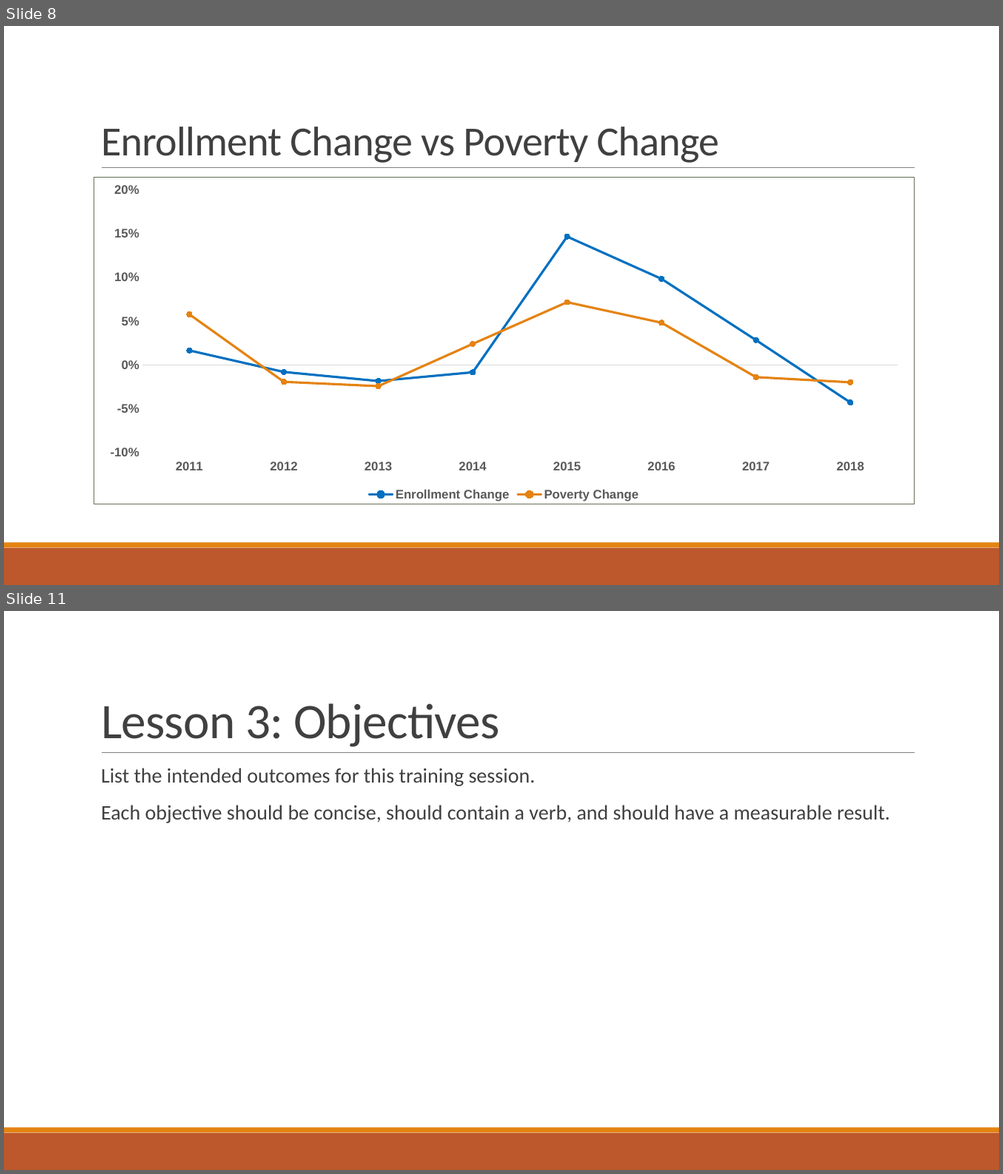
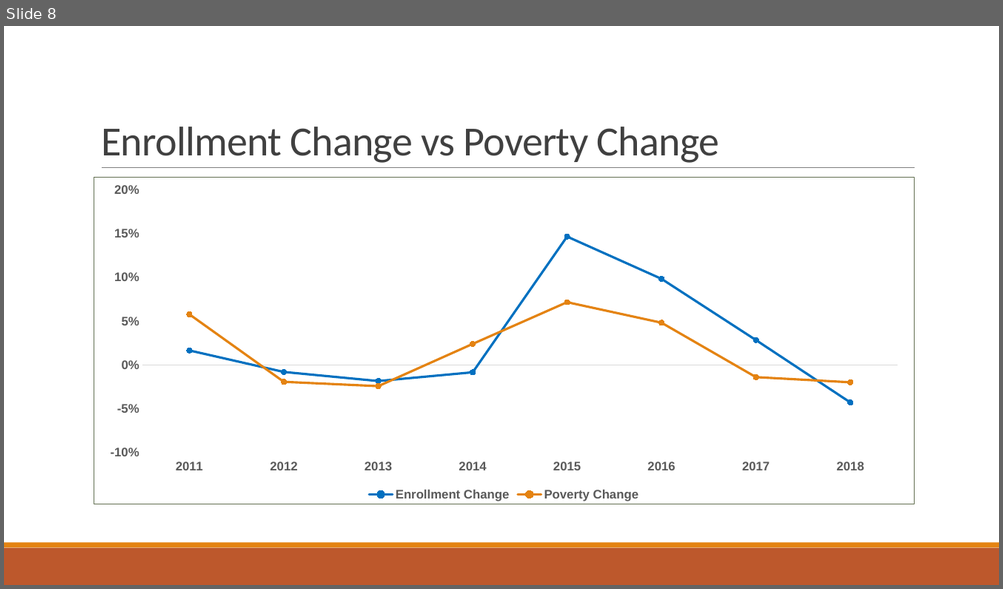
Before and after one commit to bryanclanton/TennCare-Enrollment-Analysis, a slide deck: Impacts to TennCare.pptx. Shown one above the other, each under a label of ours: slides 8 and 11 before the commit, slide 8 after it; the slides between them are not shown. The pictures are 1003x1174 and 1003x589 pixels, drawn with LibreOffice and Linux fonts; fonts in the diff are those of the drawing. Boxes give left, top, right and bottom in pixels: in the first picture for what was removed or moved away, otherwise in the second. Text is boxed around its words. In the diff, an @@ line names an element or a change of style, - is before the commit and + after.

```diff
--- a/Impacts to TennCare.pptx
+++ b/Impacts to TennCare.pptx
@@ slide 11 removed at (x1=4, y1=611, x2=999, y2=1170), background #FFFFFF; not listed: 3 template elements that a slide beside it also shows @@
@@ title removed at (x1=101, y1=703, x2=500, y2=747) @@
-Lesson 3: Objectives
@@ text removed at (x1=101, y1=768, x2=890, y2=823) @@
-  List the intended outcomes for this training session.
-  Each objective should be concise, should contain a verb, and should have a measurable result.
```
Also in this commit, not shown: 1 slide changed, 3 slides added, 5 other slides removed, 3 other files.
